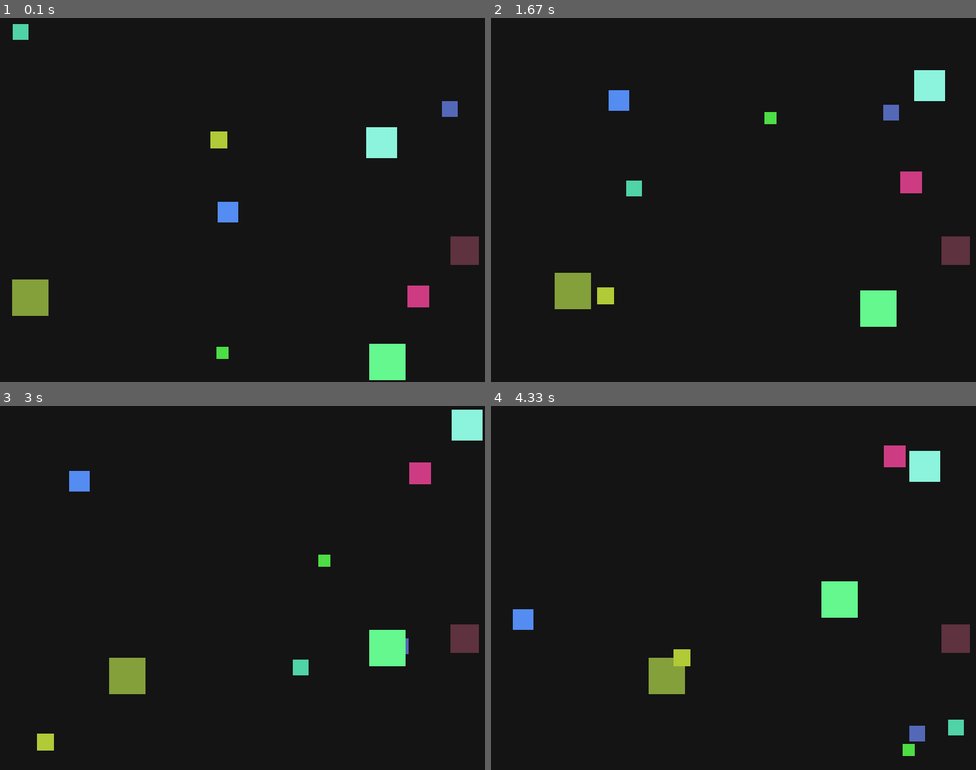
Above: before the commit, frames 1-4 (two rows, left to right).
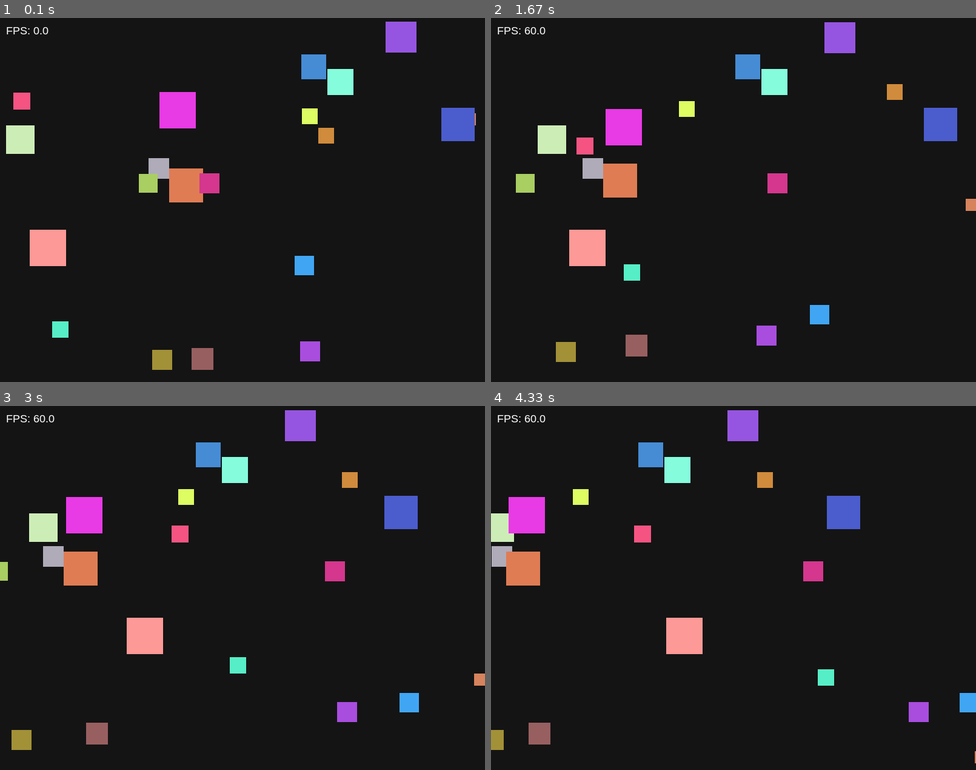
Above: after the commit, the same moments.

Repository: whajar019-bot/lab8-pygame
Game: pygame game, started from main.py
Same seed, same stepped clock (60 frames per second), same inputs: the game is played once before the commit and once after it.
Inputs:
- Up to frame 1 (0.1 s): no input
- Up to frame 2 (1.67 s): no input
- Up to frame 3 (3 s): no input
- Up to frame 4 (4.33 s): no input

The runs differ from the first frame. In frame 1, 10% of the frame differs, in the area x 1-99%, y 1-100%; in frame 2, 10%, in the area x 1-100%, y 1-95%; in frame 3, 10%; in frame 4, 9.7%.

Commit message:
feat: life span and rebirth

Diff:
--- a/main.py
+++ b/main.py
@@ -2,106 +2,155 @@
 import random
 import math
 import logging
+from typing import List
 
-# Configuration
+# =========================================================================
+# CONSTANTS
+# =========================================================================
 WIDTH, HEIGHT = 800, 600
 FPS = 60
-NUM_SQUARES = 10
-GLOBAL_MAX_SPEED = 5.0
+NUM_SQUARES = 20
 
+GLOBAL_MAX_SPEED = 150.0
+FLEE_RADIUS = 150
+CHASE_RADIUS = 200
+FLEE_FORCE = 10.0
+CHASE_FORCE = 5.0
+JITTER_STRENGTH = 2.0
 
-def setup_journal_logger():
+def setup_logger() -> logging.Logger:
     logger = logging.getLogger("journal")
     logger.setLevel(logging.INFO)
     logger.propagate = False
-
     if not logger.handlers:
         file_handler = logging.FileHandler("journal.log", mode="w", encoding="utf-8")
         file_handler.setFormatter(logging.Formatter("%(asctime)s - %(message)s"))
         logger.addHandler(file_handler)
-
     return logger
 
-def create_square():
-    size = random.randint(20, 60)
-    # REQUIREMENT: Speed is a function of size (Larger = Slower)
-    max_speed = GLOBAL_MAX_SPEED * (20 / size)
+class Square:
+    def __init__(self) -> None:
+        self.size = random.randint(20, 60)
+        self.rect = pygame.Rect(
+            random.randint(0, WIDTH - self.size),
+            random.randint(0, HEIGHT - self.size),
+            self.size,
+            self.size
+        )
+        self.color = (random.randint(50, 255), random.randint(50, 255), random.randint(50, 255))
 
-    return {
-        "rect": pygame.Rect(random.randint(0, WIDTH-size), random.randint(0, HEIGHT-size), size, size),
-        "color": (random.randint(50, 255), random.randint(50, 255), random.randint(50, 255)),
-        "vx": random.uniform(-max_speed, max_speed),
-        "vy": random.uniform(-max_speed, max_speed),
-        "max_speed": max_speed
-    }
+        # Speed logic: Smaller = Faster
+        self.max_speed = GLOBAL_MAX_SPEED * (20 / self.size)
+        self.vx = random.uniform(-self.max_speed, self.max_speed)
+        self.vy = random.uniform(-self.max_speed, self.max_speed)
 
-def apply_jitter(square):
-    """
-    Requirement: Small rotation of the speed vector.
-    This changes direction without necessarily changing speed magnitude.
-    """
-    vx, vy = square["vx"], square["vy"]
+        # LAB 10: Life Span & Rebirth
+        self.lifetime = random.uniform(30.0, 180.0)
+        self.age = 0.0
+        self.is_dead = False
 
-    # 1. Get current magnitude (speed) and direction (angle)
-    current_speed = math.hypot(vx, vy)
-    angle = math.atan2(vy, vx)
+    def apply_jitter(self, dt: float) -> None:
+        angle = math.atan2(self.vy, self.vx)
+        speed = math.hypot(self.vx, self.vy)
+        angle += random.uniform(-JITTER_STRENGTH, JITTER_STRENGTH) * dt
+        self.vx = math.cos(angle) * speed
+        self.vy = math.sin(angle) * speed
 
-    # 2. Rotate slightly (jitter) - occurring every frame
-    angle += random.uniform(-0.05, 0.05)
+    def apply_behaviors(self, others: List['Square'], dt: float) -> None:
+        fx, fy = 0.0, 0.0
+        for other in others:
+            if other is self:
+                continue
 
-    # 3. Convert back to Cartesian (x, y) coordinates
-    new_vx = math.cos(angle) * current_speed
-    new_vy = math.sin(angle) * current_speed
+            dx = other.rect.centerx - self.rect.centerx
+            dy = other.rect.centery - self.rect.centery
+            dist = math.hypot(dx, dy)
 
-    # 4. Defensive guard: clamp speed to the square's max_speed
-    if current_speed > square["max_speed"]:
-        scale = square["max_speed"] / current_speed
-        new_vx *= scale
-        new_vy *= scale
+            # Chase and Flee Logic (Vector Addition)
+            if 0 < dist < FLEE_RADIUS and other.size > self.size:
+                # Fleeing (Away from bigger)
+                strength = (FLEE_RADIUS - dist) / FLEE_RADIUS
+                fx -= (dx / dist) * strength * FLEE_FORCE
 
-    return new_vx, new_vy
+            elif 0 < dist < CHASE_RADIUS and other.size < self.size:
+                # Chasing (Toward smaller)
+                strength = (CHASE_RADIUS - dist) / CHASE_RADIUS
+                fx += (dx / dist) * strength * CHASE_FORCE
 
-def main():
+        self.vx += fx * dt * 100
+        self.vy += fy * dt * 100
+
+    def limit_speed(self) -> None:
+        speed = math.hypot(self.vx, self.vy)
+        if speed > self.max_speed:
+            scale = self.max_speed / speed
+            self.vx *= scale
+            self.vy *= scale
+
+    def move(self, dt: float) -> None:
+        self.rect.x += self.vx * dt
+        self.rect.y += self.vy * dt
+
+        # Age update
+        self.age += dt
+        if self.age >= self.lifetime:
+            self.is_dead = True
+
+    def bounce(self, logger: logging.Logger) -> None:
+        if self.rect.left <= 0 or self.rect.right >= WIDTH:
+            self.vx *= -1
+            logger.info("Horizontal bounce")
+        if self.rect.top <= 0 or self.rect.bottom >= HEIGHT:
+            self.vy *= -1
+            logger.info("Vertical bounce")
+
+    def update(self, others: List['Square'], logger: logging.Logger, dt: float) -> None:
+        self.apply_behaviors(others, dt)
+        self.apply_jitter(dt)
+        self.limit_speed()
+        self.move(dt)
+        self.bounce(logger)
+
+    def draw(self, screen: pygame.Surface) -> None:
+        pygame.draw.rect(screen, self.color, self.rect)
+
+def main() -> None:
     pygame.init()
     screen = pygame.display.set_mode((WIDTH, HEIGHT))
-    pygame.display.set_caption("Lab 8: Moving Squares Part I")
+    pygame.display.set_caption("Chase & Flee Simulation - Lab 10")
+
+    font = pygame.font.SysFont("Arial", 18)
     clock = pygame.time.Clock()
-    journal_logger = setup_journal_logger()
-    journal_logger.info("Journal logger activated")
+    logger = setup_logger()
+    logger.info("Simulation started")
 
-    squares = [create_square() for _ in range(NUM_SQUARES)]
+    squares = [Square() for _ in range(NUM_SQUARES)]
 
     running = True
     while running:
-        screen.fill((20, 20, 20)) # Background
+        dt = clock.tick(FPS) / 1000.0
+        screen.fill((20, 20, 20))
 
         for event in pygame.event.get():
             if event.type == pygame.QUIT:
                 running = False
 
-        for s in squares:
-            # Apply the jitter/rotation
-            s["vx"], s["vy"] = apply_jitter(s)
+        # Rebirth Logic: Check death during the loop
+        for square in squares[:]:
+            square.update(squares, logger, dt)
+            if square.is_dead:
+                squares.remove(square)
+                squares.append(Square())
+            else:
+                square.draw(screen)
 
-            # Update position
-            s["rect"].x += s["vx"]
-            s["rect"].y += s["vy"]
-
-            # Collision with window boundaries (Bounce)
-            if s["rect"].left <= 0 or s["rect"].right >= WIDTH:
-                s["vx"] *= -1
-                journal_logger.info("Horizontal bounce at x=%s", s["rect"].x)
-            if s["rect"].top <= 0 or s["rect"].bottom >= HEIGHT:
-                s["vy"] *= -1
-                journal_logger.info("Vertical bounce at y=%s", s["rect"].y)
-
-            # Draw the square
-            pygame.draw.rect(screen, s["color"], s["rect"])
+        # HUD
+        fps_text = font.render(f"FPS: {clock.get_fps():.1f}", True, (255, 255, 255))
+        screen.blit(fps_text, (10, 10))
 
         pygame.display.flip()
-        clock.tick(FPS)
 
-    journal_logger.info("Journal logger shutting down")
+    logger.info("Simulation ended")
     pygame.quit()
 
 if __name__ == "__main__":
Not shown, added: .github/agents/code-explorer-template.html
Not shown, added: .github/agents/code-explorer.agent.md
Not shown, added: .github/agents/journal-logger.agent.md
Not shown, added: .github/copilot-instructions.md
Not shown, added: .github/hooks/log-prompt-history.json
Not shown, added: .github/hooks/scripts/log-prompt-history.cmd
Not shown, added: .github/hooks/scripts/log-prompt-history.ps1
Not shown, added: .github/hooks/scripts/log-prompt-history.sh
Not shown, changed: JOURNAL.md
Not shown, added: MY_NOTES.md
Not shown, added: code_explorer.html
Not shown, added: docs/code_explorer.html
(and 1 more such lines)
